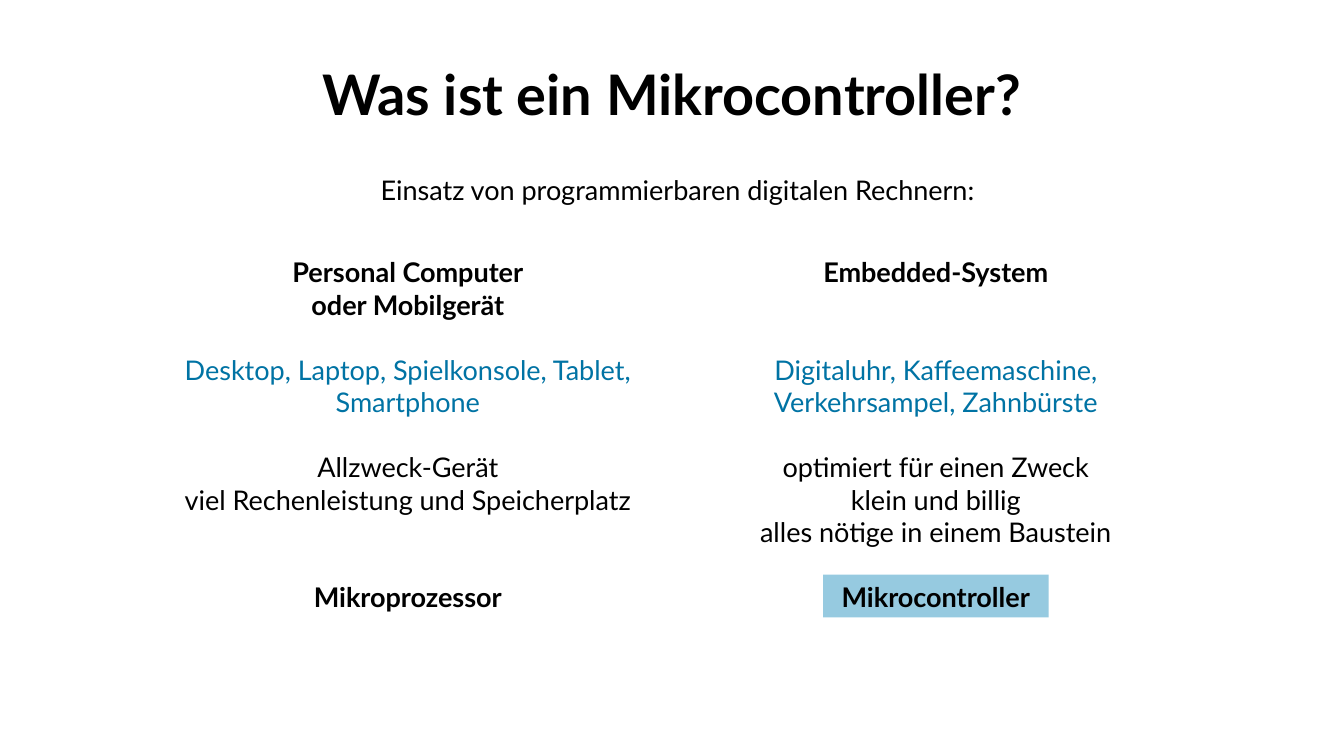
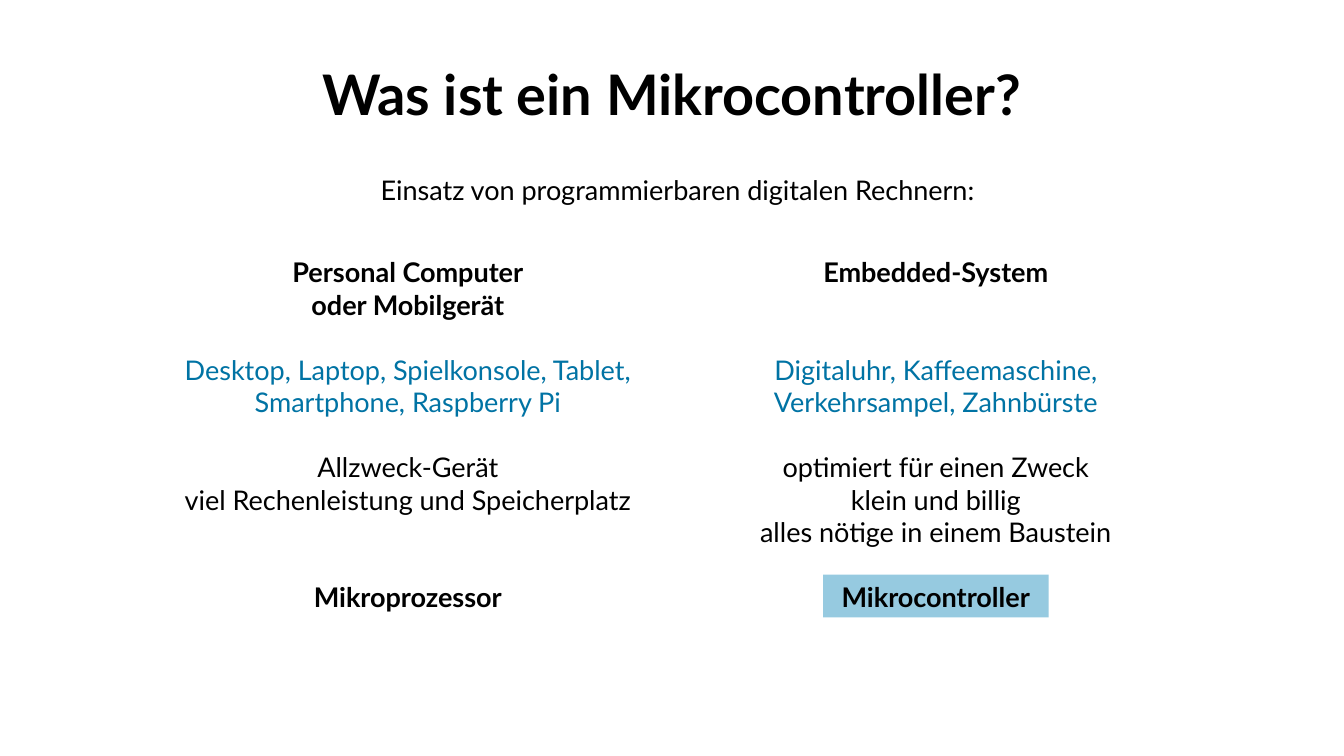
Before and after one commit to fablabwinti/workshop-arduino-1, a slide deck: slide 3 of ArduinoI.odp. Drawn at 1344x756 pixels with LibreOffice and Linux fonts; fonts in the diff are those of the drawing; background and template pictures are left out. Boxes give left, top, right and bottom in pixels: in the first picture for what was removed or moved away, otherwise in the second. Text is boxed around its words. In the diff, an @@ line names an element or a change of style, - is before the commit and + after.

Commit message:
Mention Raspberry Pi as a microprocessor example.

```diff
--- a/ArduinoI.odp
+++ b/ArduinoI.odp
@@ text at box(185, 360, 631, 417): text changed @@
-Desktop, Laptop, Spielkonsole, Tablet, Smartphone
+Desktop, Laptop, Spielkonsole, Tablet, Smartphone, Raspberry Pi
```
Also in this commit, not shown: 1 other file.
